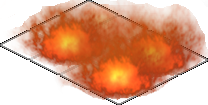
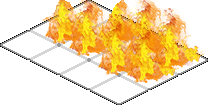
Layers edited between the first and the second 208px x 105px image:
added layer "fire_PNG6001" above "fire_PNG6001 копия" over [146, 8, 204, 69]
added layer "fire_PNG6001 копия" above "fire_PNG6001 копия 4" over [121, 22, 179, 83]
added layer "fire_PNG6001 копия 4" above "fire_PNG6001 копия 3" over [92, 14, 150, 75]
added layer "fire_PNG6001 копия 3" above "fire_PNG6001 копия 2" over [63, 0, 121, 56]
added layer "fire_PNG6001 копия 2" above "fire_PNG6001 копия 5" over [40, 0, 97, 44]
added layer "fire_PNG6001 копия 5" above "fire_PNG6001 копия 6" over [121, 0, 179, 56]
added layer "fire_PNG6001 копия 6" above "Слой 3" over [92, 0, 150, 44]
removed layer "Слой 1" over [6, 0, 208, 100]
